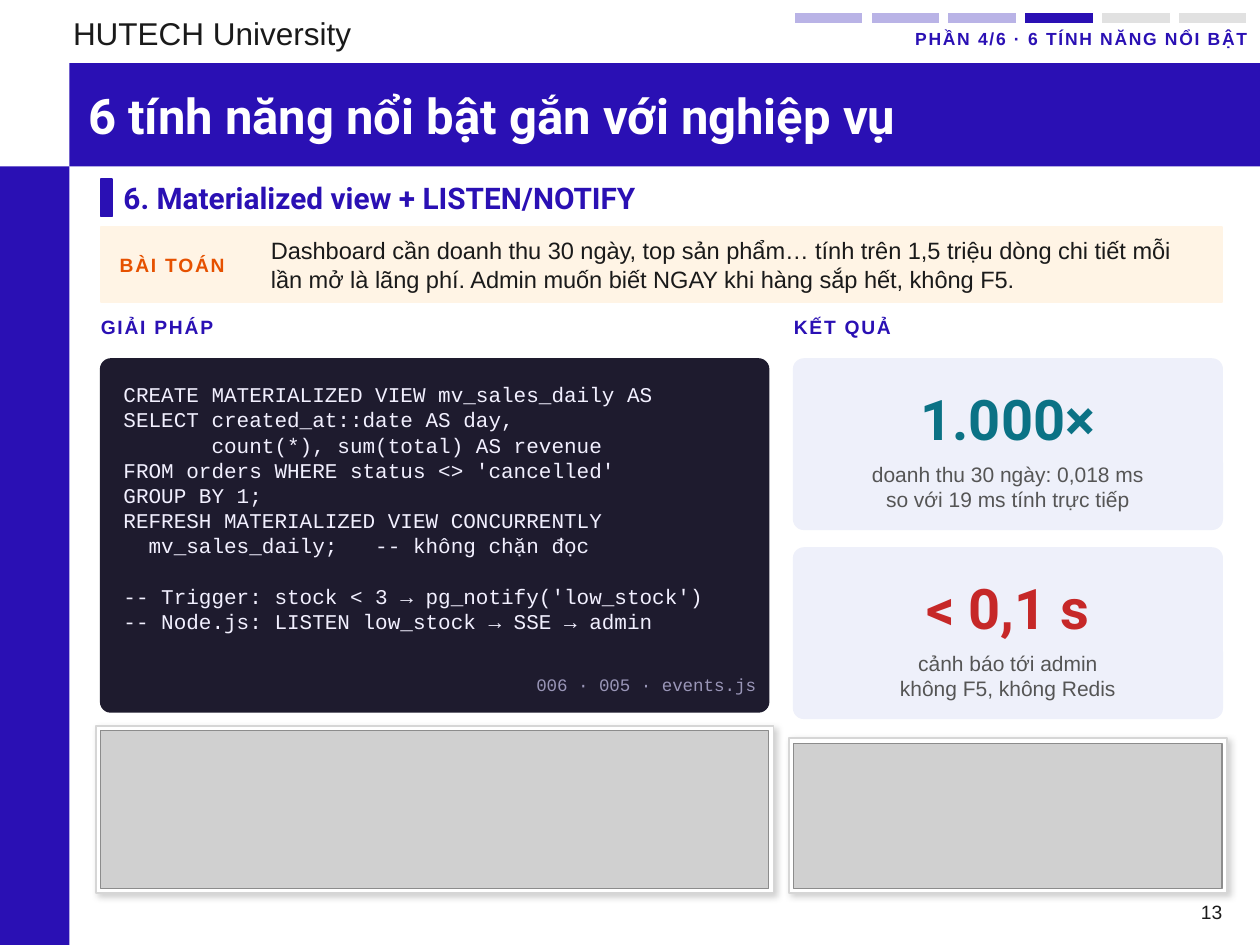
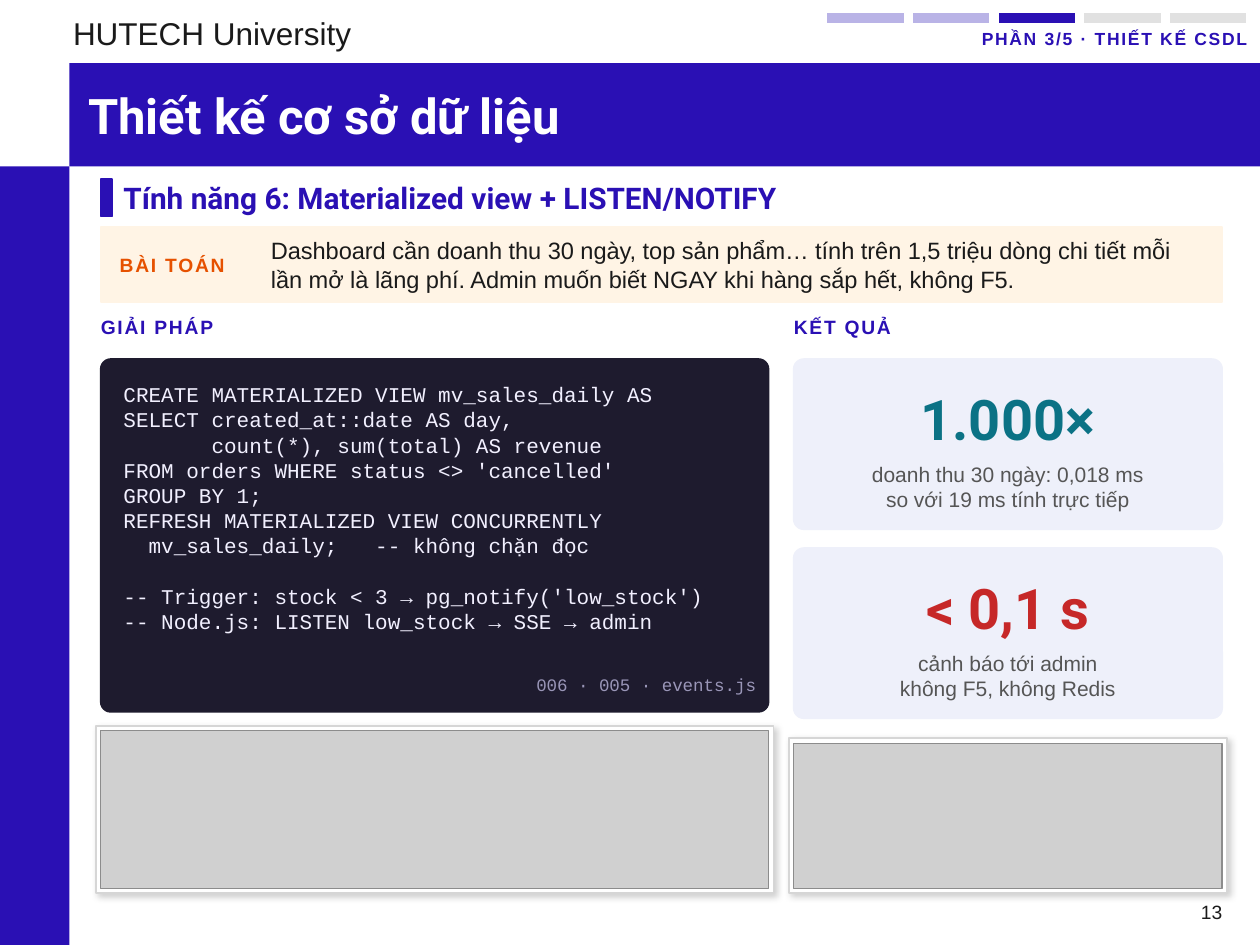
Before and after one commit to phunganhtuan123/master-csdl, a slide deck: slide 13 of docs/Slide_CSDL_Nhom6_PostgreSQL.pptx. Drawn at 1260x945 pixels with LibreOffice and Linux fonts; fonts in the diff are those of the drawing; grey boxes stand for pictures; background and template pictures are left out. Boxes give left, top, right and bottom in pixels: in the first picture for what was removed or moved away, otherwise in the second. Text is boxed around its words. In the diff, an @@ line names an element or a change of style, - is before the commit and + after.

Commit message:
Slide: gộp 6 tính năng vào phần 3 Thiết kế CSDL (5 phần), tiêu đề phụ in đậm trong body

```diff
--- a/docs/Slide_CSDL_Nhom6_PostgreSQL.pptx
+++ b/docs/Slide_CSDL_Nhom6_PostgreSQL.pptx
@@ rectangle: place and size @@
-rectangle at (794, 13, 863, 24)
+rectangle at (827, 13, 905, 24)
@@ rectangle removed at (871, 13, 940, 24) @@
@@ rectangle: place and size @@
-rectangle at (948, 13, 1017, 24)
+rectangle at (912, 13, 990, 24)
@@ rectangle: place and size @@
-rectangle at (1024, 13, 1094, 24)
+rectangle at (998, 13, 1076, 24)
@@ rectangle: place and size @@
-rectangle at (1101, 13, 1171, 24)
+rectangle at (1084, 13, 1162, 24)
@@ rectangle: place and size @@
-rectangle at (1178, 13, 1247, 24)
+rectangle at (1169, 13, 1247, 24)
@@ text at (982, 31, 1247, 46): text changed @@
-PHẦN 4/6 · 6 TÍNH NĂNG NỔI BẬT
+PHẦN 3/5 · THIẾT KẾ CSDL
@@ title at (88, 94, 560, 143): text changed @@
-6 tính năng nổi bật gắn với nghiệp vụ
+Thiết kế cơ sở dữ liệu
@@ text at (123, 186, 776, 215): text changed @@
-6. Materialized view + LISTEN/NOTIFY
+Tính năng 6: Materialized view + LISTEN/NOTIFY
```
Also in this commit, not shown: 15 other slides changed, 2 other files.
